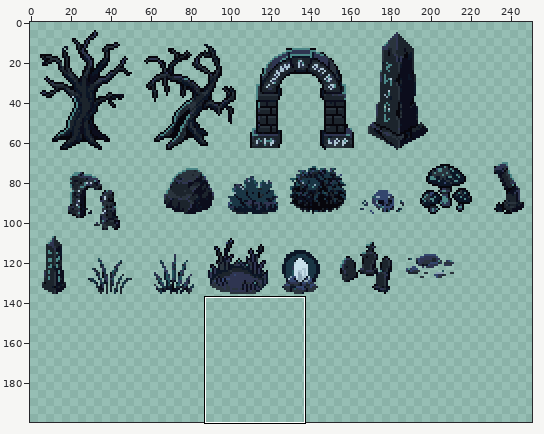
A pixel-art file gets an edit: projects/007_survivors/art/props.aseprite. Above: a wide view before the commit, with the close-up outlined.
Close-up. Before the edit:
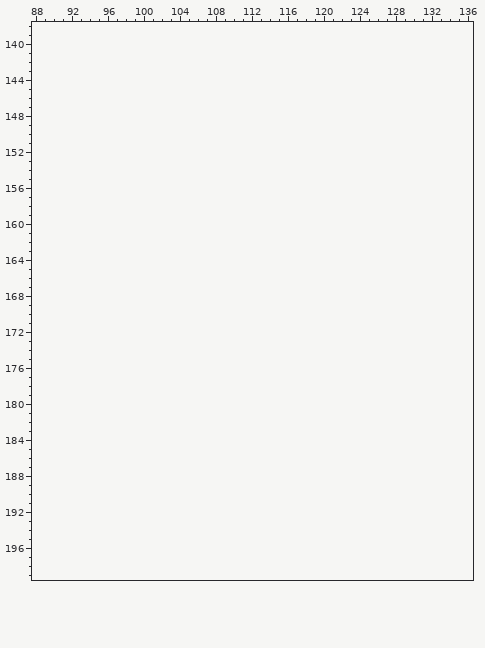
256x136 pixels, 1 frame. Shown: x 88..136, y 138..199. The old version is drawn lined up with the new one, on the new canvas. The wide view leaves out empty margins. The commit also changed other parts of the picture, which this record leaves out.
And afterwards:
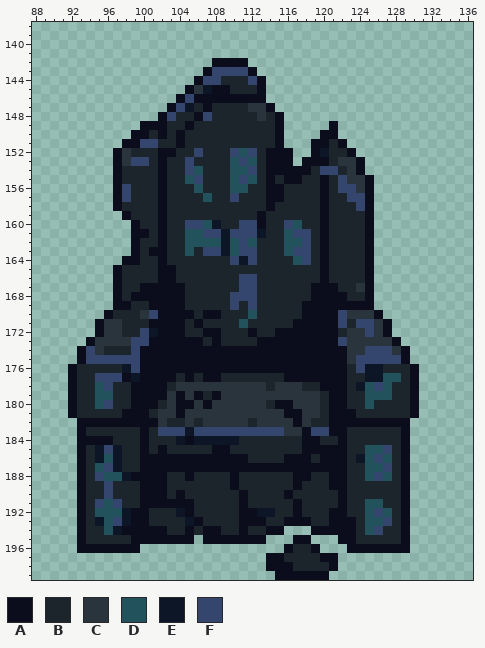
Palette (. is transparent): A #0c0d1c  B #1c242c  C #2a343d  D #22525b  E #0c1626  F #34466e
From old to new:
canvas 256x136 -> 256x200
Changed rows in their new state; - is an unchanged pixel.
first column x 92:
142 ----------------AAAA-------------------
143 ---------------AFFFFA------------------
144 --------------AFFBBBFA-----------------
145 -------------ACEAABBBA-----------------
146 ------------AFAAAAAAAA-----------------
147 -----------AFEBABBBBCCA----------------
148 ----------AFBBAFBBBBBCBA---------------
149 --------AAABBABBBBBBBBBA-----A---------
150 -------AABABABBBBBBBBBBA----AA---------
151 ------AAFFBBABBBBBBBBBBA---AABA--------
152 -----ACBBBAABBFBBBFDFBAAA--AEBBA-------
153 -----ACFFBABBFBBBBDFDBAAA-AAABCCA------
154 -----ABBBBABBFDBBBDDFBAAAAABFFBCA------
155 -----ABBBBABBDFBBBDFDBABAABBABFCCA-----
156 -----AFBBBABBBDBBBDDBBAABBBBABFFCA-----
157 -----AFBBBABBBBDBBFBBBAABBBBABBFFA-----
158 -----ABBBBABBBBBBBBBBBABBBBBABBBFA-----
159 ------ABBBABBBBBBBBBBABBBBBBABBBBA-----
160 -------ABBABBFFDEBBFFABBFDBBABBBBA-----
161 -------AABABBDDFFEFFFEBBDFFBABBBBA-----
162 -------ABBABBDDDDEDFDBBBDDFBABBBBA-----
163 -------ABAABBDBFFEDFFBBBDFFBABBBBA-----
164 ------AABBABBBBBBBFEFBBBBDFBABBBBA-----
165 -----ABBBBAABBBBBBBBBBBBBBBBABBBBA-----
166 -----ABBBBAABBBBBBBFFBBBBBBBABBBBA-----
167 -----ABBAAAAABBBBBBFFBBBBBBAAABBCA-----
168 -----ABAAAAAABBBBBFFFBBBBBBAAAABBA-----
169 -----AABBAAAABBBBBFBFBBBBBAAAAAAAA-----
170 ----ABBBCFAAAABAABBBDBBBBBAAAAFCCCA----
171 ---ACCBBBAAAABABBBBDBBBBBAAAAAFBFFCA---
172 ---ACCBBFEAAABBAABBBABBAAAAAAABCCFCA---
173 --ACCCCFFAAAAAABABBBBAAAAAAAAAFCCCCCA--
174 -AFCBBBFAAAAAAAAAAAAAAAAAAAAAAACCFFFCA-
175 -AFFFFFFAAAAAAAAAAAAAAAAAAAAAAACFFFFFA-
176 ABBBBBEFAAAAAAAAAAAAAAAAAAAAAAABFEEBBBA
177 ABBFFFAEAAAABABAABBBBBBBAAAAAAABBEEDDBA
178 ABBDFBBAAAABCCCCCCCCCCBCCCBBAAABEDFDBBA
179 ABBDDBBAAAACACABACCCCCCCCCCCBAABBDDDBBA
180 ABBDFBBAAABCAACACCCCCCBAACCCBAABBDBBBBA
181 ABBBBBAAABCCACCCCCCCCCCCAACCBAAABBBBBBA
182 -AAAAAAAAACBBCBCCCCCBCCCCACBBAAAAAAAAA-
183 -ABBBBBBABFFFEFFFFFFFFFFCCAFFAABBBBBBA-
184 -AAAABBBABBBEAEEEEEBBBBBBBAABBABBBBBBA-
185 -ABEFEBBABABBBBBAABBBBBBBBAAAAABBDDFBA-
186 -ABEDEBBAAAAAAAAAAAABBBBAAABAAABEDFDBA-
187 -ABDFEBBAAAAAAAAAAAAAAAAAAAAAAABBDDFBA-
188 -ABFDDEAAAABBABBBBABBBBBBAABBAABBDFDBA-
189 -ABBFBBBAAABBBBBBBABBBBBBABBBAABBBBBBA-
190 -ABBFBBBAAABABBBBBBABBBBABBBBBABBBBBBA-
191 -ABFDFBBAAAAAABBBBBABBBBBABBBBABBDDBBA-
192 -ABDDDEAABBBEABBBBBAAEEBBABBBAABBDFDBA-
193 -ABEDFEAABBBBEABBBBAAABBAAABBAAABDDFBA-
194 -ABBDEAAAAABBABAABBABBAA---AAAAABDFBBA-
195 -ABBBBBAAAAAAA-AAAAAAA---AA---AABBBBBA-
196 -AAAAAAA----------------ABBA---AAAAAAA-
197 ----------------------AABBBBAA---------
198 ----------------------AAABBBBA---------
199 -----------------------AAAAAA----------
Where, in picture pixels (left, top, right, bottom), the same in both close-ups:
added: (68, 58, 419, 580)
